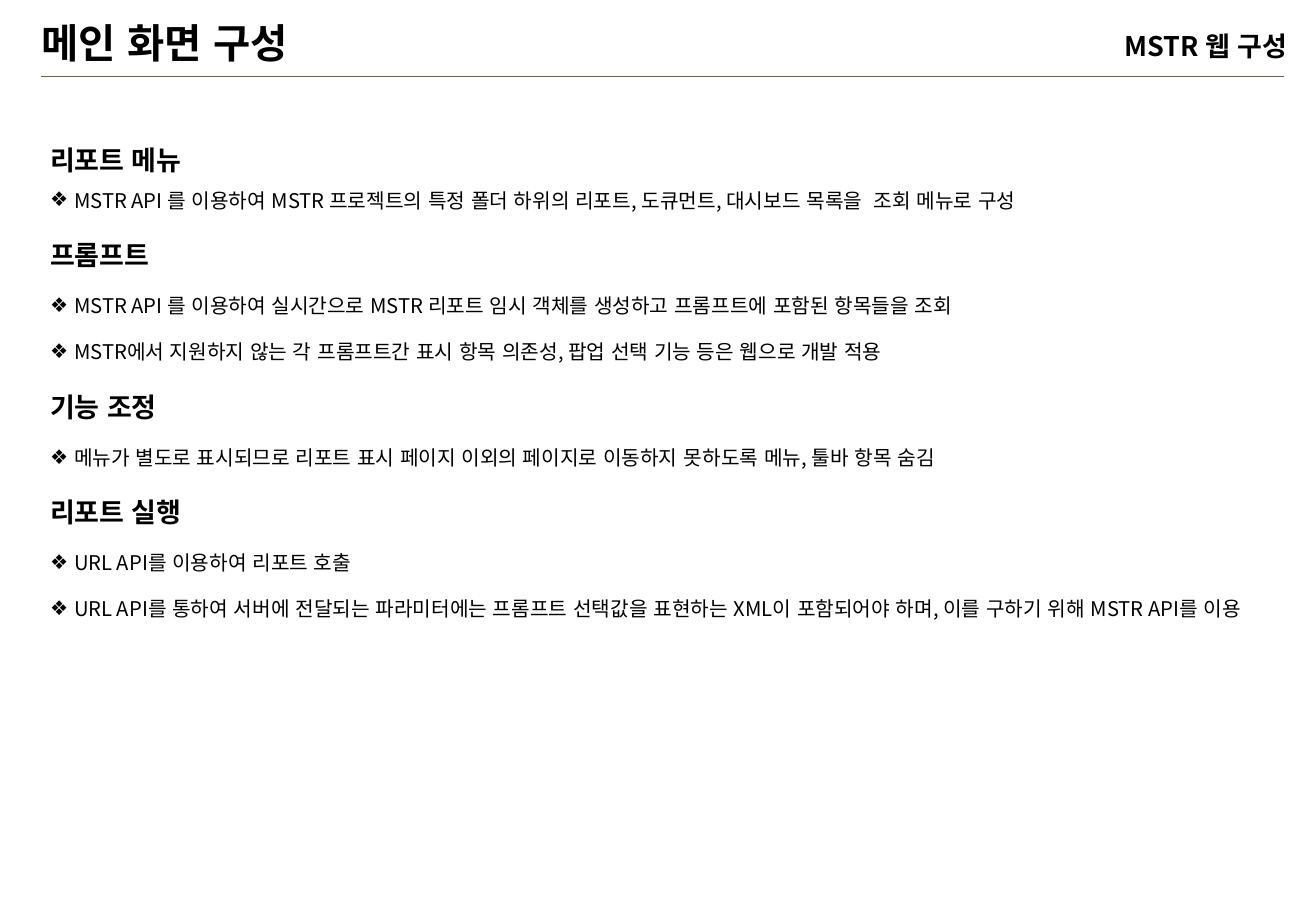
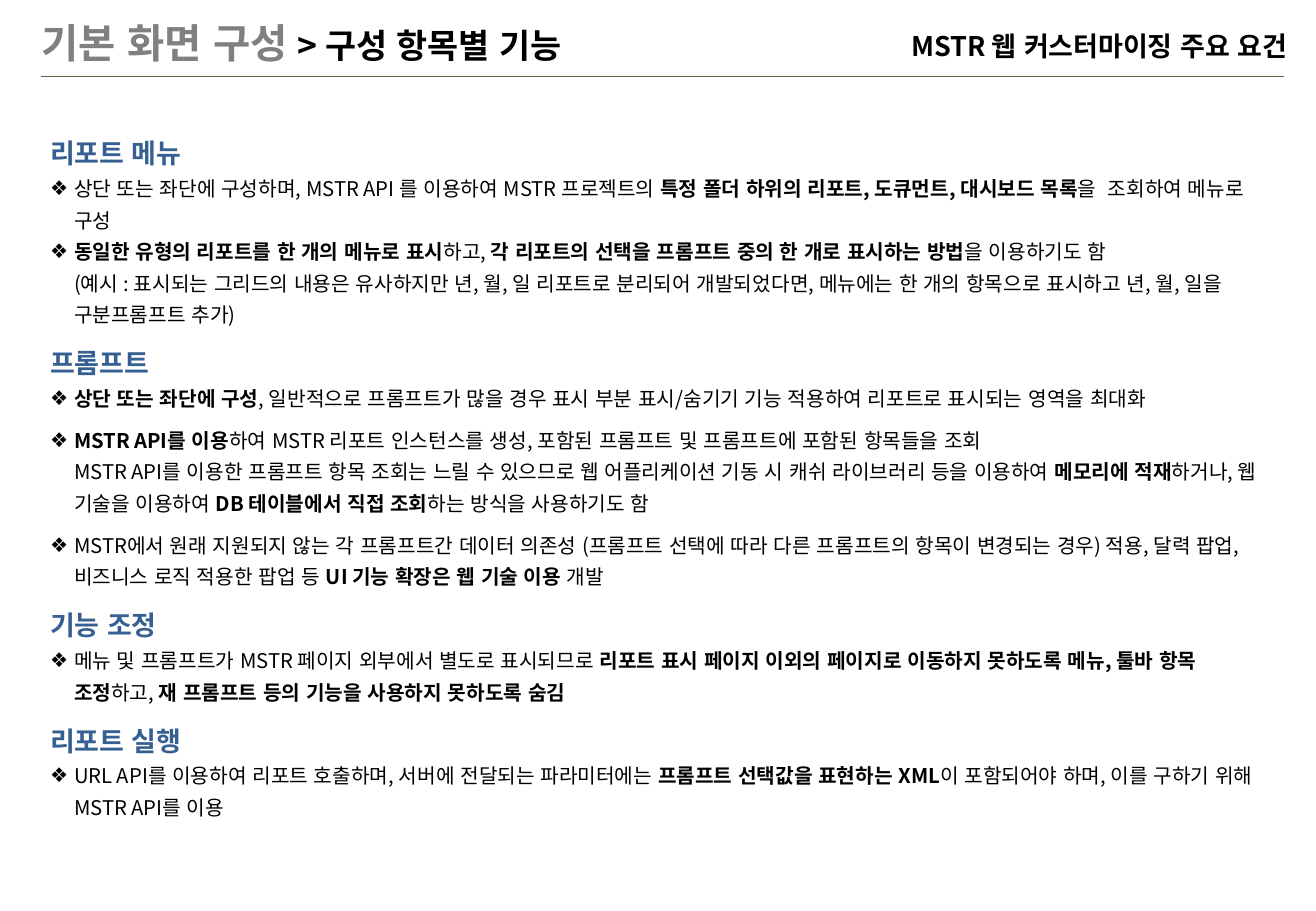
Before and after one commit to iused5/document, a slide deck: slide 17 of MSTR 웹교육/MSTR-웹.pptx (slide 18 before the commit). Drawn at 1316x911 pixels with LibreOffice and Linux fonts; fonts in the diff are those of the drawing; background and template pictures are left out. Boxes give left, top, right and bottom in pixels: in the first picture for what was removed or moved away, otherwise in the second. Text is boxed around its words. In the diff, an @@ line names an element or a change of style, - is before the commit and + after.

```diff
--- a/MSTR 웹교육/MSTR-웹.pptx
+++ b/MSTR 웹교육/MSTR-웹.pptx
@@ title at box(42, 24, 561, 62): text changed; size 24 to 20 pt @@
-메인 화면 구성
+기본 화면 구성 > 구성 항목별 기능
@@ text at box(911, 33, 1287, 59): text changed @@
-MSTR 웹 구성
+MSTR 웹 커스터마이징 주요 요건
@@ text at box(50, 140, 182, 754): text colour #000000 to #376092 in "리포트 메뉴", "프롬프트", "기능 조정", "리포트 실행"; line spacing 1.5 to 1.3 @@
@@ text at box(74, 179, 1244, 326): text changed @@
-❖ MSTR API 를 이용하여 MSTR 프로젝트의 특정 폴더 하위의 리포트, 도큐먼트, 대시보드 목록을 조회 메뉴로 구성
+❖ 상단 또는 좌단에 구성하며, MSTR API 를 이용하여 MSTR 프로젝트의 특정 폴더 하위의 리포트, 도큐먼트, 대시보드 목록을 조회하여 메뉴로 구성
+❖ 동일한 유형의 리포트를 한 개의 메뉴로 표시하고, 각 리포트의 선택을 프롬프트 중의 한 개로 표시하는 방법을 이용하기도 함
+  (예시 : 표시되는 그리드의 내용은 유사하지만 년, 월, 일 리포트로 분리되어 개발되었다면, 메뉴에는 한 개의 항목으로 표시하고 년, 월, 일을 구분프롬프트 추가)
@@ text at box(74, 389, 1257, 586): text changed @@
-❖ MSTR API 를 이용하여 실시간으로 MSTR 리포트 임시 객체를 생성하고 프롬프트에 포함된 항목들을 조회
-❖ MSTR에서 지원하지 않는 각 프롬프트간 표시 항목 의존성, 팝업 선택 기능 등은 웹으로 개발 적용
+❖ 상단 또는 좌단에 구성, 일반적으로 프롬프트가 많을 경우 표시 부분 표시/숨기기 기능 적용하여 리포트로 표시되는 영역을 최대화
+❖ MSTR API를 이용하여 MSTR 리포트 인스턴스를 생성, 포함된 프롬프트 및 프롬프트에 포함된 항목들을 조회
+  MSTR API를 이용한 프롬프트 항목 조회는 느릴 수 있으므로 웹 어플리케이션 기동 시 캐쉬 라이브러리 등을 이용하여 메모리에 적재하거나, 웹 기술을 이용하여 DB 테이블에서 직접 조회하는 방식을 사용하기도 함
+❖ MSTR에서 원래 지원되지 않는 각 프롬프트간 데이터 의존성 (프롬프트 선택에 따라 다른 프롬프트의 항목이 변경되는 경우) 적용, 달력 팝업, 비즈니스 로직 적용한 팝업 등 UI 기능 확장은 웹 기술 이용 개발
@@ text at box(74, 651, 1196, 704): text changed; bold on @@
-❖ 메뉴가 별도로 표시되므로 리포트 표시 페이지 이외의 페이지로 이동하지 못하도록 메뉴, 툴바 항목 숨김
+❖ 메뉴 및 프롬프트가 MSTR 페이지 외부에서 별도로 표시되므로 리포트 표시 페이지 이외의 페이지로 이동하지 못하도록 메뉴, 툴바 항목 조정하고, 재 프롬프트 등의 기능을 사용하지 못하도록 숨김
@@ text at box(74, 766, 1252, 817): text changed @@
-❖ URL API를 이용하여 리포트 호출
-❖ URL API를 통하여 서버에 전달되는 파라미터에는 프롬프트 선택값을 표현하는 XML이 포함되어야 하며, 이를 구하기 위해 MSTR API를 이용
+❖ URL API를 이용하여 리포트 호출하며, 서버에 전달되는 파라미터에는 프롬프트 선택값을 표현하는 XML이 포함되어야 하며, 이를 구하기 위해 MSTR API를 이용
```
Also in this commit, not shown: 25 other slides changed, 13 slides added, 1 slide removed, 1 other file.
